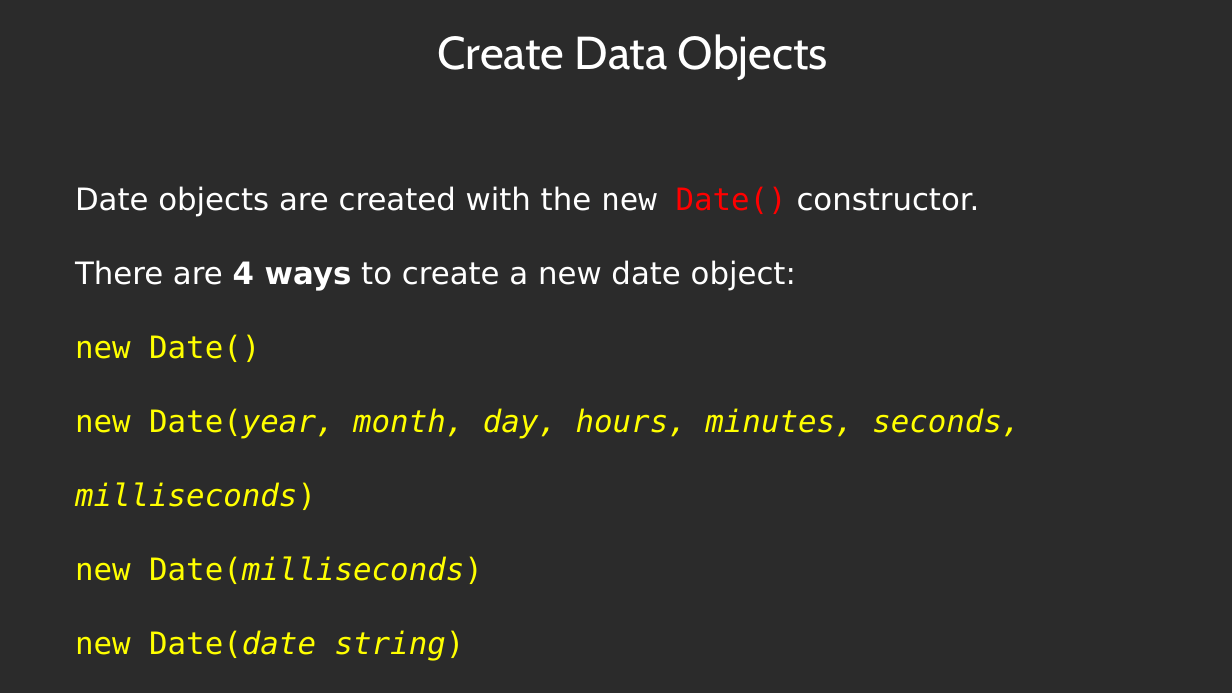
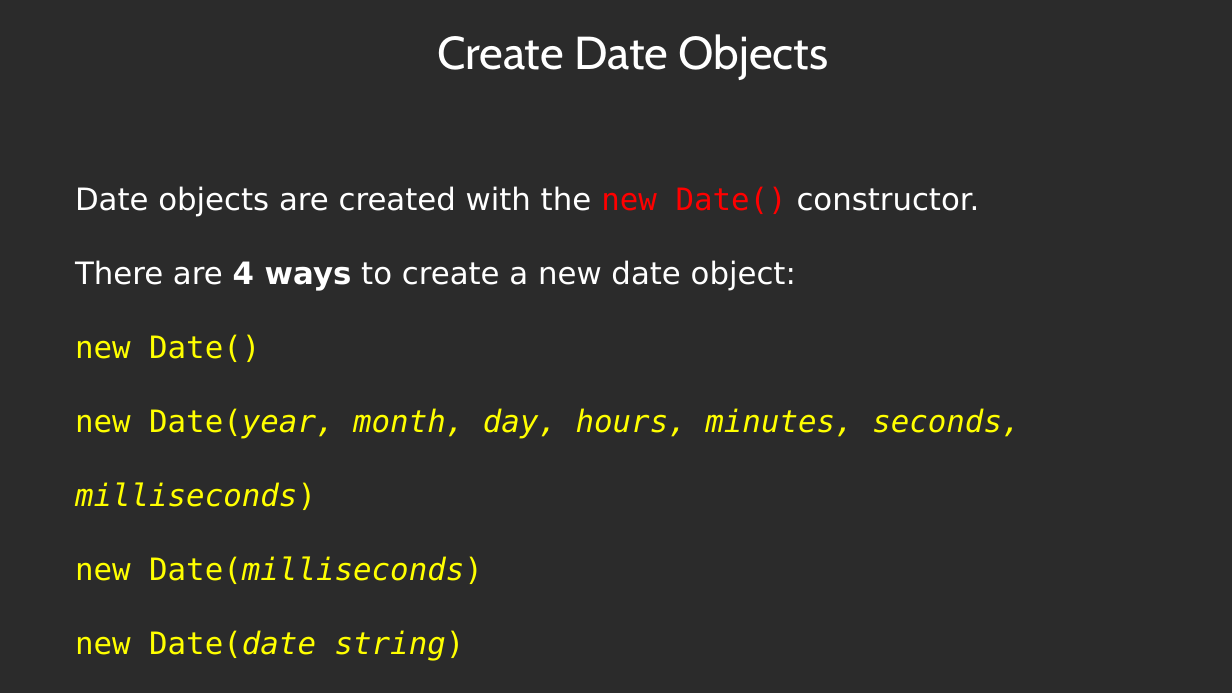
Before and after one commit to jianchentech/WebCamp, a slide deck: slide 7 of WebLecture/Lecture16-Javascript7.pptx. Drawn at 1232x693 pixels with LibreOffice and Linux fonts; fonts in the diff are those of the drawing; background and template pictures are left out; a plain dark background stands for a picture behind light text. Boxes give left, top, right and bottom in pixels: in the first picture for what was removed or moved away, otherwise in the second. Text is boxed around its words. In the diff, an @@ line names an element or a change of style, - is before the commit and + after.

Commit message:
Commit latest lecture

```diff
--- a/WebLecture/Lecture16-Javascript7.pptx
+++ b/WebLecture/Lecture16-Javascript7.pptx
@@ text at [437, 34, 829, 80]: text changed @@
-Create Data Objects
+Create Date Objects
@@ text at [75, 186, 980, 217]: text colour #FFFFFF to #FF0000 in "new" @@
```
Also in this commit, not shown: 1 other slide changed, 3 other files.
